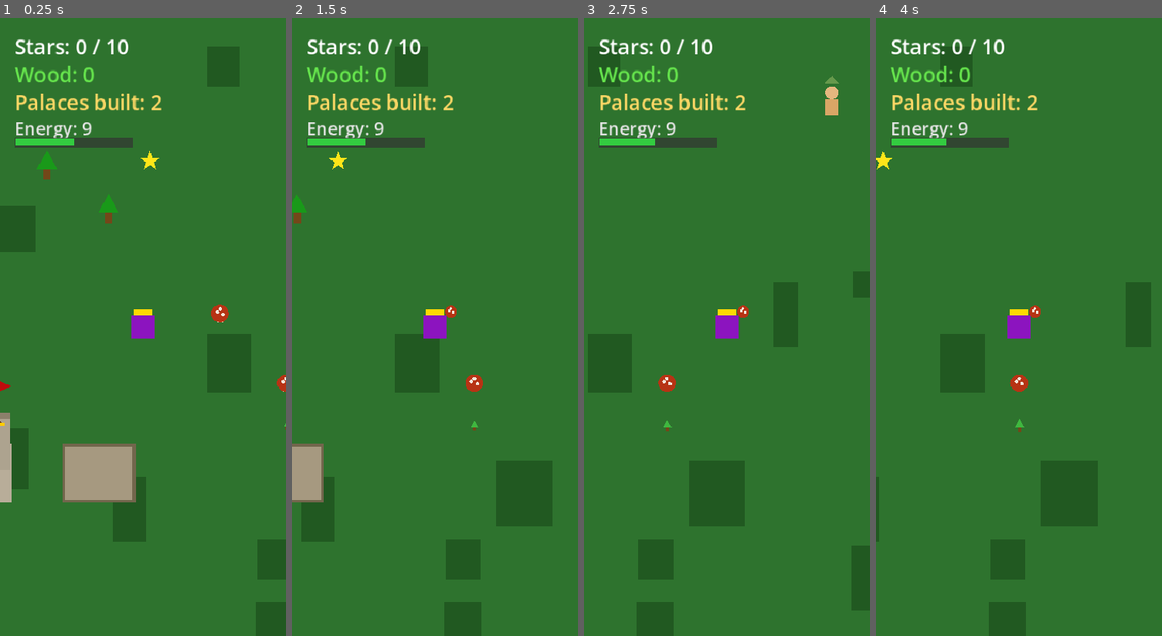
Above: before the commit, frames 1-4 (left to right).
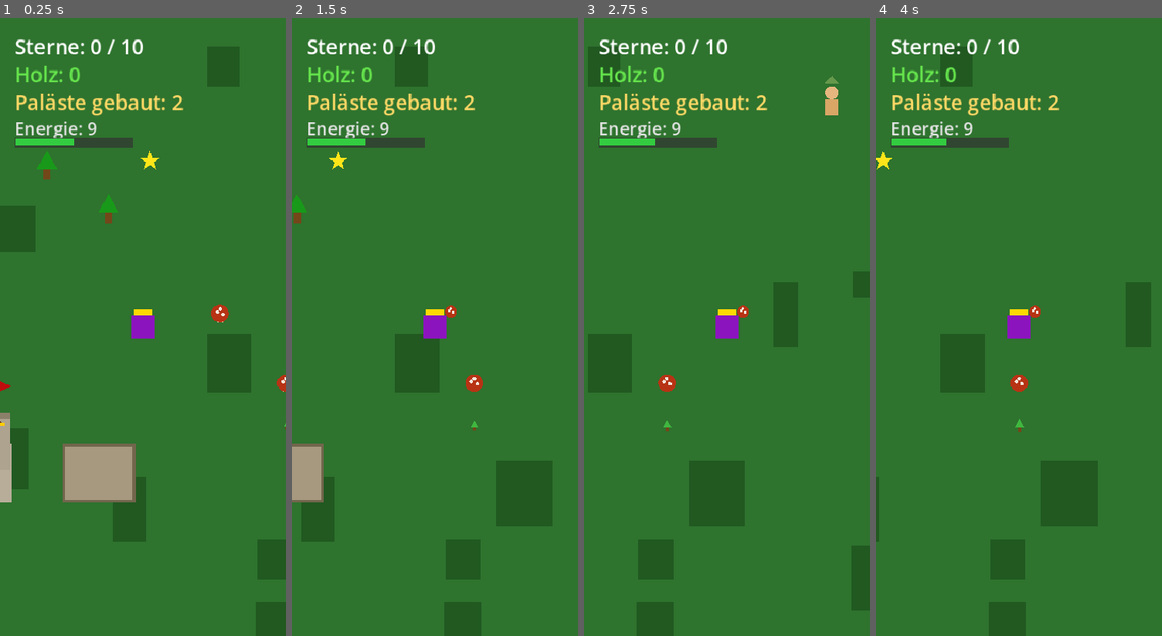
Above: after the commit, the same moments.

Repository: pascalwasser/queenkalila
Game: Godot game, scene res://scenes/Main.tscn
Two runs of this game, one before a commit and one after it. Both use one fixed random seed, a clock stepped at 60 frames per second and the inputs below.
Inputs (mouse positions are in pixels of both pictures, inside the frame that each line leads up to):
- Up to frame 1 (0.25 s): no input
- Up to frame 2 (1.5 s): tap Enter at 0.5 s; move the mouse to (497, 296) at 0.52 s; hold Right (ui_right) 0.53-1.25 s; click (497, 296) at 0.67 s; drag from (377, 357) to (337, 160) at 1.27 s
- Up to frame 3 (2.75 s): tap Space at 2 s; move the mouse to (755, 191) at 2.02 s; hold Right (ui_right) from 2.03 s (still down)
- Up to frame 4 (4 s): release Right (ui_right) at 2.75 s; drag from (1004, 450) to (933, 234) at 2.77 s; tap Enter at 3.5 s; move the mouse to (1104, 419) at 3.52 s; hold Left (ui_left) from 3.53 s (still down)

The runs differ from the first frame. In frame 1, 1.6% of the frame differs, in the area x 5-65%, y 3-20%; in frame 2, 1.6%; in frame 3, 1.6%; in frame 4, 1.6%.

Commit message:
Translate all UI text to German, fix dialog text color to white
Co-Authored-By: Claude Sonnet 4.6 <noreply@anthropic.com>

Diff:
--- a/scripts/main.gd
+++ b/scripts/main.gd
@@ -66,34 +66,34 @@
 const NPC_TALK_RANGE = 80.0
 const FLOWER_PICK_RANGE = 55.0
 const QUEST_REWARD_WOOD = 10
-const ROOM_NAMES = ["Throne Room", "Library", "Gallery", "Royal Chamber"]
+const ROOM_NAMES = ["Thronsaal", "Bibliothek", "Galerie", "Königskammer"]
 const ROOM_0_ITEMS = [
-	{id = "throne",    label = "Throne",       wood = 10},
-	{id = "rug",       label = "Ornate Rug",   wood = 3},
-	{id = "candle",    label = "Candle Stand", wood = 4},
-	{id = "tapestry",  label = "Tapestry",     wood = 5},
-	{id = "bookshelf", label = "Bookshelf",    wood = 6},
+	{id = "throne",    label = "Thron",          wood = 10},
+	{id = "rug",       label = "Zierteppich",    wood = 3},
+	{id = "candle",    label = "Kerzenständer",  wood = 4},
+	{id = "tapestry",  label = "Wandteppich",    wood = 5},
+	{id = "bookshelf", label = "Bücherregal",    wood = 6},
 ]
 const ROOM_1_ITEMS = [
-	{id = "chair",    label = "Reading Chair",     wood = 6},
-	{id = "desk",     label = "Writing Desk",      wood = 8},
-	{id = "gclock",   label = "Grandfather Clock", wood = 10},
-	{id = "painting", label = "Painting",          wood = 8},
-	{id = "globe",    label = "Globe",             wood = 6},
+	{id = "chair",    label = "Lesesessel",       wood = 6},
+	{id = "desk",     label = "Schreibtisch",     wood = 8},
+	{id = "gclock",   label = "Standuhr",         wood = 10},
+	{id = "painting", label = "Gemälde",          wood = 8},
+	{id = "globe",    label = "Globus",           wood = 6},
 ]
 const ROOM_2_ITEMS = [
-	{id = "mirror",    label = "Grand Mirror", wood = 8},
-	{id = "vase",      label = "Tall Vase",    wood = 6},
-	{id = "curtains",  label = "Curtains",     wood = 8},
-	{id = "statue",    label = "Statue",       wood = 12},
-	{id = "sidetable", label = "Side Table",   wood = 5},
+	{id = "mirror",    label = "Großer Spiegel", wood = 8},
+	{id = "vase",      label = "Hohe Vase",      wood = 6},
+	{id = "curtains",  label = "Vorhänge",       wood = 8},
+	{id = "statue",    label = "Statue",         wood = 12},
+	{id = "sidetable", label = "Beistelltisch",  wood = 5},
 ]
 const ROOM_3_ITEMS = [
-	{id = "bed",       label = "Canopy Bed",   wood = 15},
-	{id = "wardrobe",  label = "Wardrobe",     wood = 10},
-	{id = "vanity",    label = "Vanity Table", wood = 8},
-	{id = "fireplace", label = "Fireplace",    wood = 12},
-	{id = "trophy",    label = "Trophy Case",  wood = 10},
+	{id = "bed",       label = "Himmelbett",     wood = 15},
+	{id = "wardrobe",  label = "Kleiderschrank", wood = 10},
+	{id = "vanity",    label = "Schminktisch",   wood = 8},
+	{id = "fireplace", label = "Kamin",          wood = 12},
+	{id = "trophy",    label = "Trophäenschrank",wood = 10},
 ]
 
 var queen: CharacterBody2D
@@ -297,7 +297,7 @@
 	stars_collected += 1
 	_update_ui()
 	if stars_collected >= STAR_COUNT:
-		_show_overlay("You won!\nAll stars collected!")
+		_show_overlay("Gewonnen!\nAlle Sterne gesammelt!")
 		game_over = true
 
 
@@ -607,7 +607,7 @@
 
 
 func _update_energy_ui() -> void:
-	energy_label.text = "Energy: %d" % int(energy)
+	energy_label.text = "Energie: %d" % int(energy)
 	var fill_ratio: float = clampf(energy / 20.0, 0.0, 1.0)
 	energy_bar_fill.size.x = 160.0 * fill_ratio
 	if energy < 3.0:
@@ -1202,18 +1202,18 @@
 
 
 func _update_ui() -> void:
-	ui_label.text = "Stars: %d / %d" % [stars_collected, STAR_COUNT]
-	tree_label.text = "Wood: %d" % tree_inventory
+	ui_label.text = "Sterne: %d / %d" % [stars_collected, STAR_COUNT]
+	tree_label.text = "Holz: %d" % tree_inventory
 	if in_palace:
-		palace_label.text = "Inside the palace"
+		palace_label.text = "Im Palast"
 	elif active_palace_idx >= 0:
 		var p: Dictionary = palaces[active_palace_idx]
 		if p.stage >= TOTAL_STAGES:
-			palace_label.text = "Palace %d: complete!" % (active_palace_idx + 1)
+			palace_label.text = "Palast %d: fertig!" % (active_palace_idx + 1)
 		else:
-			palace_label.text = "Palace %d: stage %d/%d" % [active_palace_idx + 1, p.stage, TOTAL_STAGES]
+			palace_label.text = "Palast %d: Stufe %d/%d" % [active_palace_idx + 1, p.stage, TOTAL_STAGES]
 	else:
-		palace_label.text = "Palaces built: %d" % palaces_completed
+		palace_label.text = "Paläste gebaut: %d" % palaces_completed
 
 
 func _refresh_buttons() -> void:
@@ -1337,7 +1337,7 @@
 	var palace_furniture: Array = p.furniture
 
 	var sub := Label.new()
-	sub.text = "Wood available: " + str(tree_inventory)
+	sub.text = "Holz verfügbar: " + str(tree_inventory)
 	sub.position = Vector2(30, 258)
 	sub.add_theme_font_size_override("font_size", 18)
 	sub.add_theme_color_override("font_color", Color(0.70, 0.90, 0.40))
@@ -1362,7 +1362,7 @@
 		furnish_menu_layer.add_child(row_bg)
 
 		var name_lbl := Label.new()
-		name_lbl.text = item.label + ("  [owned]" if is_owned else "")
+		name_lbl.text = item.label + ("  [besessen]" if is_owned else "")
 		name_lbl.position = Vector2(30, row_y + 10)
 		name_lbl.add_theme_font_size_override("font_size", 19)
 		name_lbl.add_theme_color_override("font_color",
@@ -1377,7 +1377,7 @@
 			furnish_menu_layer.add_child(cost_bg)
 
 			var cost_lbl := Label.new()
-			cost_lbl.text = str(item.wood) + " wood"
+			cost_lbl.text = str(item.wood) + " Holz"
 			cost_lbl.position = Vector2(286, row_y + 12)
 			cost_lbl.add_theme_font_size_override("font_size", 17)
 			cost_lbl.add_theme_color_override("font_color", Color.WHITE)
@@ -1972,13 +1972,13 @@
 	if quest_near_npc:
 		match quest_state:
 			"waiting":
-				msg = "Please help me!\nI need the special\nflower that grows\nto the south-west."
+				msg = "Bitte hilf mir!\nIch brauche die\nbesondere Blume,\ndie im Südwesten wächst."
 			"carrying":
-				msg = "You found it!\nPlease bring\nit to me!"
+				msg = "Du hast sie gefunden!\nBring sie mir\nbitte!"
 			"done":
-				msg = "Thank you so much!\nHere, take 10 wood\nas a gift!"
+				msg = "Vielen Dank!\nHier, nimm 10 Holz\nals Geschenk!"
 	elif quest_near_flower and quest_state == "waiting":
-		msg = "A special flower!\nPick it up?"
+		msg = "Eine besondere Blume!\nAufnehmen?"
 
 	if msg == "":
 		return
@@ -2000,7 +2000,7 @@
 	label.text = msg
 	label.horizontal_alignment = HORIZONTAL_ALIGNMENT_CENTER
 	label.add_theme_font_size_override("font_size", 20)
-	label.add_theme_color_override("font_color", Color(0.1, 0.05, 0.0))
+	label.add_theme_color_override("font_color", Color.WHITE)
 	vbox.add_child(label)
 
 	if quest_state == "done" and quest_near_npc:
